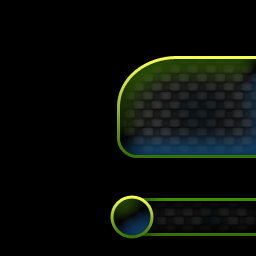
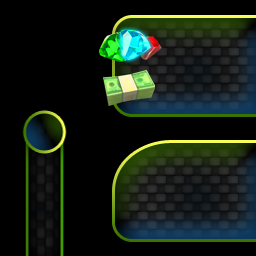
Layer changes from the first 256×256 image to the second:
renamed "BombInv copy 2" to "Layer 2", painted on it over [22, 15, 256, 256]
